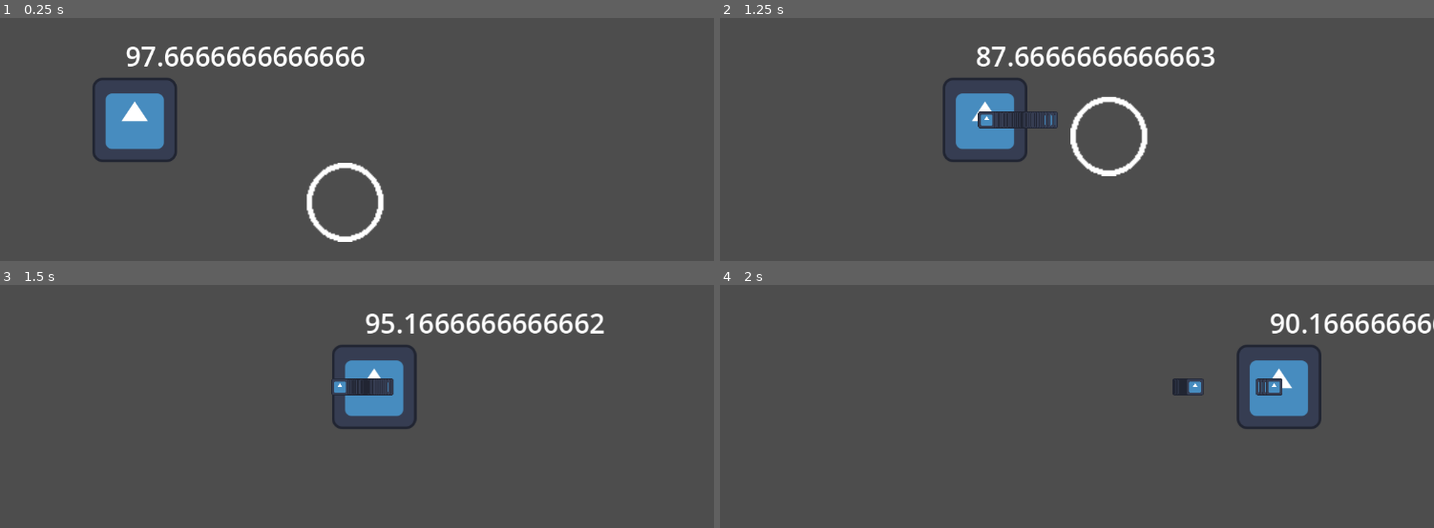
Above: before the commit, frames 1-4 (two rows, left to right).
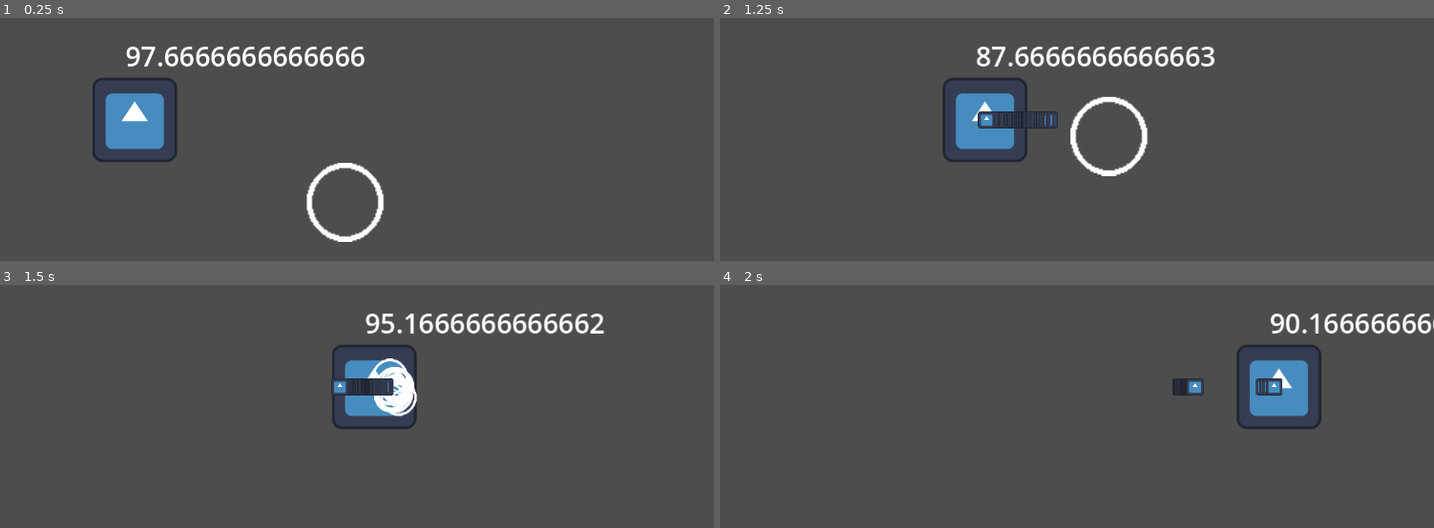
Above: after the commit, the same moments.

Repository: Ninesliced/globalgamejam2025
Game: Godot game, scene res://scenes/main.tscn
The game is run twice, just before and just after one commit, with the same random seed, the same clock (stepped at 60 frames per second) and the same inputs. The engine's default icon, where the game draws it, is replaced by a stand-in: a white triangle on a blue panel in a dark square.
Inputs (mouse positions are in pixels of both pictures, inside the frame that each line leads up to):
- Up to frame 1 (0.25 s): no input
- Up to frame 2 (1.25 s): tap Enter (ui_accept) at 0.5, 0.77 s; move the mouse to (1219, 178) at 0.52 s; press the mouse at (1219, 178) at 0.53 s; hold D (right) from 0.53 s (still down)
- Up to frame 3 (1.5 s): keep holding D (right); move the mouse to (178, 489) at 1.27 s; release the mouse at (178, 489) at 1.28 s; right-click (178, 489) at 1.35 s
- Up to frame 4 (2 s): keep holding D (right); tap Enter (ui_accept) at 1.52 s; click (898, 489) at 1.55 s

Frames 1-2 are identical in both runs. In frame 3, 0.8% of the frame differs, in the area x 52-59%, y 30-55%; in frame 4, nothing differs.

Commit message:
Bubble particle

Diff:
--- a/global/global.gd
+++ b/global/global.gd
@@ -10,8 +10,7 @@
 
 func _ready() -> void:
 	print("======[ GlobalGameJam2025 ]======")
-	print("By Team Ninesliced")
-	print("")
+	print("By Team Ninesliced\n")
 
 	process_mode = PROCESS_MODE_ALWAYS
 
--- a/scenes/actors/bubbles/bubble.gd
+++ b/scenes/actors/bubbles/bubble.gd
@@ -2,6 +2,8 @@
 class_name Bubble
 
 @export var bubble_value := 20.0
+
+var bubble_cloud_scene: PackedScene = preload("res://scenes/actors/particles/bubble_cloud_particle.tscn")
 
 func _on_hitbox_body_entered(body:Node2D):
 	if body.is_in_group("has_OxygenComponent"):
@@ -12,6 +14,10 @@
 		_remove()
 
 func _remove():
+	var bubble_cloud: CPUParticles2D = bubble_cloud_scene.instantiate()
+	get_parent().add_child(bubble_cloud)
+	bubble_cloud.global_position = global_position
+	bubble_cloud.emitting = true
 	queue_free()
 
 func _process(delta):
--- a/scenes/actors/components/sine_movement_component.gd
+++ b/scenes/actors/components/sine_movement_component.gd
@@ -21,5 +21,4 @@
     var sine_value = sin(time) * sine_amplitude
 
     assert(get_parent() is CharacterBody2D, "Parent is not a CharacterBody2D")
-    print(orthogonal_vector)
     get_parent().velocity = orthogonal_vector * sine_value + direction_vector * movement_speed
--- a/scenes/actors/particles/autodelete_particle.gd
+++ b/scenes/actors/particles/autodelete_particle.gd
@@ -1,4 +1,5 @@
 extends CPUParticles2D
+class_name AutodeleteParticle
 
 @export_range(0, 1000000000, 0.01, "suffix:s") var delete_time = 3.0
 
--- /dev/null
+++ b/scenes/actors/particles/bubble_cloud_particle.tscn
@@ -0,0 +1,28 @@
+[gd_scene load_steps=4 format=3 uid="uid://ll8yxlfyaure"]
+
+[ext_resource type="Texture2D" uid="uid://bnut16fydm6d4" path="res://assets/images/actors/bubbles/bubble_normal.png" id="1_4b4if"]
+[ext_resource type="Script" path="res://scenes/actors/particles/autodelete_particle.gd" id="1_28keh"]
+
+[sub_resource type="Curve" id="Curve_ovryo"]
+_data = [Vector2(0, 1), 0.0, -0.34982, 0, 0, Vector2(0.554479, 1), 0.0, 0.0, 0, 0, Vector2(0.999395, 0.0641255), -3.79191, 0.0, 0, 0]
+point_count = 3
+
+[node name="BubbleCloudParticle" type="CPUParticles2D"]
+emitting = false
+amount = 25
+lifetime = 0.5
+one_shot = true
+explosiveness = 0.89
+lifetime_randomness = 0.56
+texture = ExtResource("1_4b4if")
+emission_shape = 1
+emission_sphere_radius = 6.49
+spread = 180.0
+gravity = Vector2(0, 0)
+initial_velocity_min = 87.12
+initial_velocity_max = 447.17
+damping_min = 76.563
+damping_max = 89.444
+scale_amount_min = 0.5
+scale_amount_curve = SubResource("Curve_ovryo")
+script = ExtResource("1_28keh")
--- a/scenes/actors/player/player.tscn
+++ b/scenes/actors/player/player.tscn
@@ -6,7 +6,7 @@
 [ext_resource type="Script" path="res://scenes/actors/player/components/dash_component.gd" id="4_5qxf7"]
 [ext_resource type="PackedScene" uid="uid://codky1oo2virb" path="res://scenes/actors/components/oxygen_component.tscn" id="4_n4vdn"]
 [ext_resource type="Script" path="res://scenes/actors/player/shoot_component.gd" id="6_u70v2"]
-[ext_resource type="PackedScene" uid="uid://dhcnvfpyf02uy" path="res://scenes/actors/weapons/default_weapon.tscn" id="7_uxkc3"]
+[ext_resource type="PackedScene" uid="uid://bv14khwy3ep52" path="res://scenes/actors/weapons/base_weapon.tscn" id="7_uxkc3"]
 
 [sub_resource type="RectangleShape2D" id="RectangleShape2D_gs3qp"]
 
--- /dev/null
+++ b/scenes/actors/weapons/base_weapon.tscn
@@ -0,0 +1,15 @@
+[gd_scene load_steps=6 format=3 uid="uid://bv14khwy3ep52"]
+
+[ext_resource type="PackedScene" uid="uid://ba685dj1syyam" path="res://scenes/actors/weapons/weapon.tscn" id="1_5d88k"]
+[ext_resource type="Script" path="res://scenes/actors/weapons/base_weapon.gd" id="2_oh7on"]
+[ext_resource type="PackedScene" uid="uid://cvjydd0xa6rn0" path="res://scenes/actors/bullets/bullet_base.tscn" id="3_gem6u"]
+[ext_resource type="Script" path="res://resources/weapon_resources/weapon_resource.gd" id="4_emvtc"]
+
+[sub_resource type="Resource" id="Resource_tlnge"]
+script = ExtResource("4_emvtc")
+bullet_scene = ExtResource("3_gem6u")
+fire_rate = 0.5
+
+[node name="Weapon" instance=ExtResource("1_5d88k")]
+script = ExtResource("2_oh7on")
+weapon_resource = SubResource("Resource_tlnge")
--- a/scenes/actors/weapons/weapon.gd
+++ b/scenes/actors/weapons/weapon.gd
@@ -17,12 +17,10 @@
 	pass
 
 func handle_shoot(vector: Vector2):
-	print(weapon_resource.weapon_shoot_type)
 	if weapon_resource.weapon_shoot_type == weapon_resource.ShootType.SEMI_AUTO:
 		if Input.is_action_just_pressed("shoot"):
 			shoot(vector)
 
 	elif weapon_resource.weapon_shoot_type == weapon_resource.ShootType.AUTO:
 		if Input.is_action_pressed("shoot"):
-			print("shoot")
 			shoot(vector)
--- a/scenes/levels/map.gd
+++ b/scenes/levels/map.gd
@@ -61,6 +61,5 @@
 	return size
 
 func down_the_screen():
-	print(levels)
 	for level in levels:
 		level.set_position(level.get_position() - Vector2(0,1))
